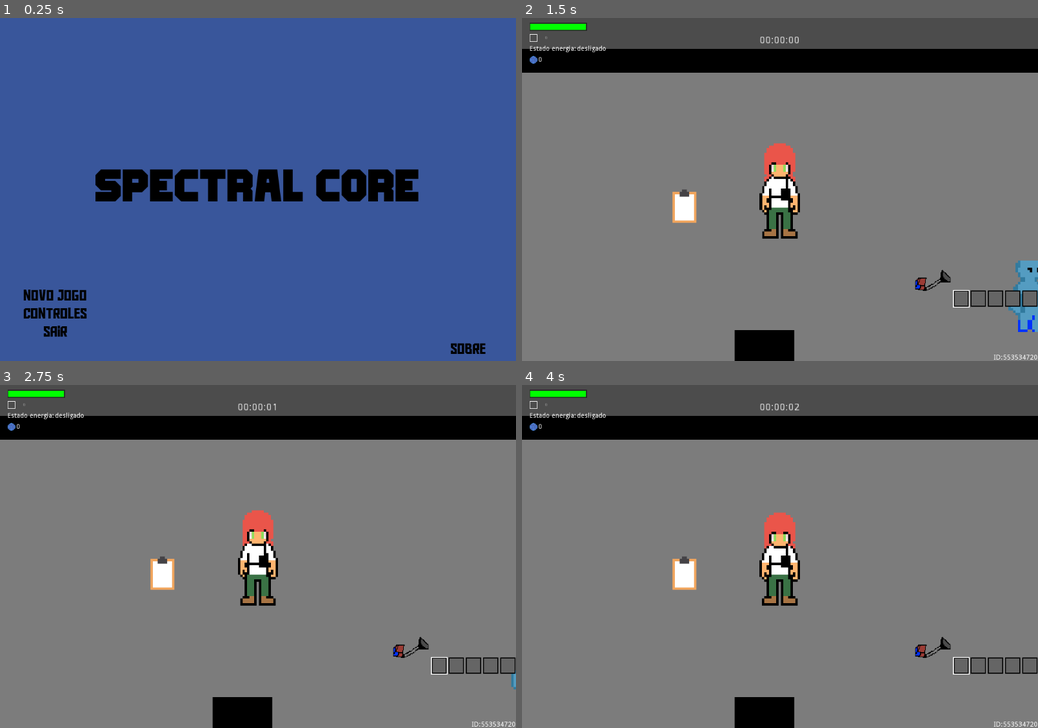
Above: before the commit, frames 1-4 (two rows, left to right).
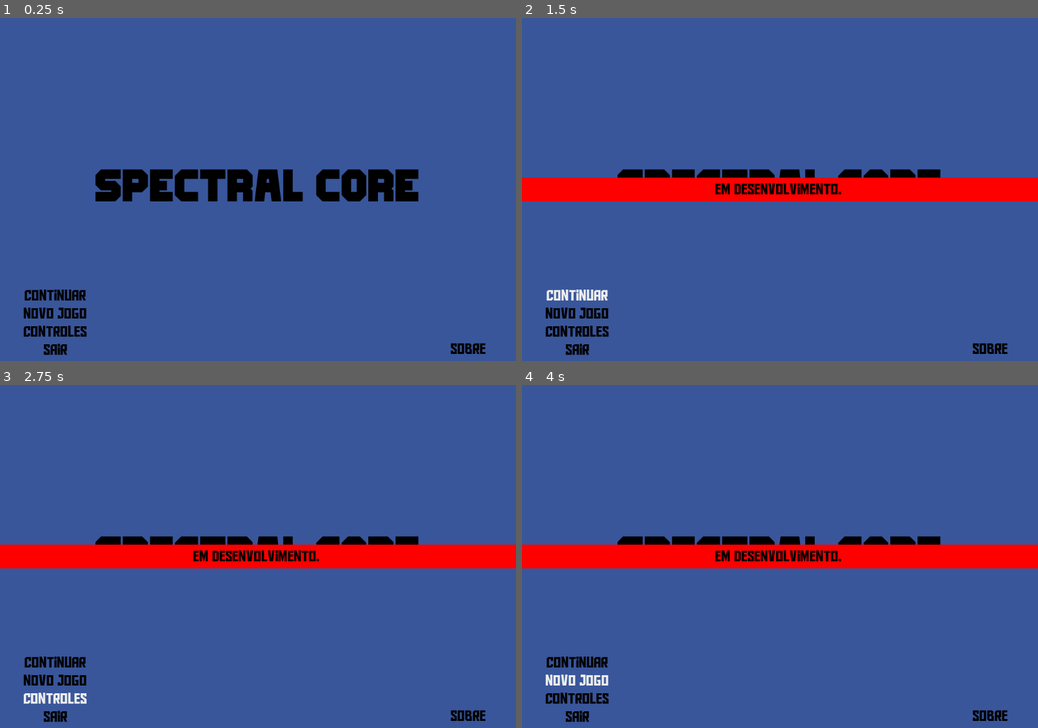
Above: after the commit, the same moments.

Repository: pauloeduardo145/Spectral-Core
Game: Godot game, scene res://Scenes/Menu.tscn
Two runs of this game, one before a commit and one after it. Both use one fixed random seed, a clock stepped at 60 frames per second and the inputs below.
Inputs (mouse positions are in pixels of both pictures, inside the frame that each line leads up to):
- Up to frame 1 (0.25 s): no input
- Up to frame 2 (1.5 s): click "Sobre" at 0.5 s; click (578, 295) at 1.25 s, where only the run after the commit has a clickable "Continuar"
- Up to frame 3 (2.75 s): click (56, 700) at 2 s, where only the run after the commit has a clickable "Controles"
- Up to frame 4 (4 s): click (578, 679) at 2.75 s, where only the run after the commit has a clickable "Novo Jogo"; click (578, 679) at 3.5 s, where only the run after the commit has a clickable "Novo Jogo"

The runs differ from the first frame. In frame 1, 0.8% of the frame differs, in the area x 4-17%, y 79-99%; in frame 2, 100%; in frame 3, 100%; in frame 4, 100%, in the area x 0-100%, y 0-100%.
Error after the commit: Parse Error: The identifier "MissoesManager" isn't declared in the current scope. (res://Scripts/Global.gd:46)

Commit message:
feat: MissoesManager com missões, objetivos, recompensas e save, e lista na prancheta

Diff:
--- a/Scripts/Global.gd
+++ b/Scripts/Global.gd
@@ -9,7 +9,7 @@
 var caminho_save_aliados = "user://save_aliados.dat"   # aliados + itens que carregam
 
 var fantasmas_eliminados = 0
-export var essencia_fantasma = 0
+var essencia_fantasma = 0
 
 var tem_prancheta := false
 
@@ -42,7 +42,8 @@
 			"vida_visual": vida_script.vida_visual,
 			"energia_atual": EnergiaManeger.energia_atual,
 			"essencia_fantasma": essencia_fantasma,
-			"slots": InventarioManager.slots}
+			"slots": InventarioManager.slots,
+			"missoes": MissoesManager.dados_para_salvar()}
 		arquivo.store_var(dados)
 		arquivo.close()
 
@@ -103,6 +104,7 @@
 	EnergiaManeger.ligado = EnergiaManeger.energia_atual > EnergiaManeger.energia_min
 	tem_prancheta = dados.get("prancheta", false)
 	essencia_fantasma = dados.get("essencia_fantasma", 0)
+	MissoesManager.carregar( dados.get("missoes", {}))
 
 	var slots = dados.get("slots", null)
 	if typeof(slots) == TYPE_ARRAY and slots.size() == InventarioManager.slots.size():
@@ -135,6 +137,7 @@
 	InventarioManager.slot_selecionado = 0
 	tem_prancheta = false
 	essencia_fantasma = 0
+	MissoesManager.resetar()
 
 	var dir = Directory.new()
 	if dir.file_exists(caminho_save):
@@ -144,6 +147,7 @@
 
 func _input(event):
 	if event.is_action_pressed("ui_cancel"):
+		get_tree().call_group("craftador", "devolver_tudo")
 		salvar_jogo()  # só salva se estiver em jogo (ver salvar_jogo)
 		get_tree().quit()
 
--- /dev/null
+++ b/Scripts/MissoesManager.gd
@@ -0,0 +1,97 @@
+extends Node
+
+const MISSOES = {
+	"gerador_teste": {
+		"titulo": "Consertar o gerador",
+		"requisitos": [],
+		"objetivos": [{"tipo": "consertar", "alvo": "gerador_teste", "qtd": 1}],
+		"recompensas": [{"tipo": "essencia", "qtd": 5}],
+		"categoria": "principal",
+	},
+	"obter_essencias": {
+		"titulo": "Pegar 5 essências",
+		"categoria": "secundaria",
+		"requisitos": [],
+		"objetivos": [{"tipo": "pegar", "alvo": "essencia", "qtd": 5}],
+		"recompensas": [{"tipo": "essencia", "qtd": 5}],
+	},
+}
+
+var estado = {} # id -> {"feita": false, "progresso": [0]}
+
+func _ready():
+	resetar()
+
+func resetar():
+	estado = {}
+
+	for id in MISSOES:
+		var progresso = []
+		for objetivo in MISSOES[id]["objetivos"]:
+			progresso.append(0)
+		estado[id] = {"feita": false, "progresso": progresso}
+
+func dados_para_salvar():
+	return estado.duplicate(true)
+
+func carregar(dados):
+	resetar()
+	if typeof(dados) != TYPE_DICTIONARY:
+		return
+	for id in estado:
+		if dados.has(id) and typeof(dados[id]) == TYPE_DICTIONARY:
+			estado[id]["feita"] = dados[id].get("feita",false)
+			var progresso = dados[id].get("progresso", null)
+			if typeof(progresso) == TYPE_ARRAY and progresso.size() == estado[id]["progresso"].size():
+				estado[id]["progresso"] = progresso
+
+signal missao_concluida(id)
+
+
+# Chamada por quem faz a ação. Ex.: registrar("consertar", "gerador_teste")
+func registrar(tipo, alvo, qtd = 1):
+	for id in MISSOES:
+		if estado[id]["feita"] or not disponivel(id):
+			continue
+
+		var objetivos = MISSOES[id]["objetivos"]
+		for i in range(objetivos.size()):
+			var obj = objetivos[i]
+			if obj["tipo"] == tipo and obj["alvo"] == alvo:
+				estado[id]["progresso"][i] = min(estado[id]["progresso"][i] + qtd, obj["qtd"])
+
+		if objetivos_completos(id):
+			concluir(id)
+
+
+# Só conta se todas as missões exigidas já estiverem feitas
+func disponivel(id):
+	for requisito in MISSOES[id]["requisitos"]:
+		if not estado[requisito]["feita"]:
+			return false
+	return true
+
+
+func objetivos_completos(id):
+	var objetivos = MISSOES[id]["objetivos"]
+	for i in range(objetivos.size()):
+		if estado[id]["progresso"][i] < objetivos[i]["qtd"]:
+			return false
+	return true
+
+
+func concluir(id):
+	estado[id]["feita"] = true   # primeiro marca, depois entrega: evita entregar duas vezes
+	entregar_recompensas(id)
+	emit_signal("missao_concluida", id)
+
+
+func entregar_recompensas(id):
+	for recompensa in MISSOES[id]["recompensas"]:
+		match recompensa["tipo"]:
+			"essencia":
+				Global.essencia_fantasma += recompensa["qtd"]
+			"item":
+				InventarioManager.adicionar_item(recompensa["nome"])
+			_:
+				print("Recompensa desconhecida: ", recompensa["tipo"])
--- a/Scripts/Prancheta.gd
+++ b/Scripts/Prancheta.gd
@@ -1,10 +1,45 @@
 extends CanvasLayer
 
+onready var lista_principal = $Control/VBoxContainer/VBoxContainer_TarefasPrincipais
+onready var lista_secundaria = $Control/VBoxContainer/VBoxContainer_TarefasSecundarias
+onready var fonte = $Control/VBoxContainer/Label_Titulo_Principal.get_font("font")
+onready var fonte_2 = $Control/VBoxContainer/Label_Titulo_Secundario.get_font("font")
+
+
 func _process(_delta):
-
 	if Global.tem_prancheta:
 		usar_prancheta()
+
 
 func usar_prancheta():
 	if Input.is_action_just_pressed("Abrir_prancheta"):
 		visible = not visible
+		if visible:
+			atualizar_missoes()
+
+
+func limpar(lista):
+	for filho in lista.get_children():
+		lista.remove_child(filho)
+		filho.queue_free()
+
+
+func atualizar_missoes():
+	limpar(lista_principal)
+	limpar(lista_secundaria)
+
+	for id in MissoesManager.MISSOES:
+		var missao = MissoesManager.MISSOES[id]
+		if missao.get("categoria", "principal") == "principal":
+			adicionar_linha(id, lista_principal, fonte)
+		else:
+			adicionar_linha(id, lista_secundaria, fonte_2)
+
+
+func adicionar_linha(id, destino, fonte_da_linha):
+	var feita = MissoesManager.estado[id]["feita"]
+	var label = Label.new()
+	label.text = ("[x] " if feita else "[ ] ") + MissoesManager.MISSOES[id]["titulo"]
+	label.add_font_override("font", fonte_da_linha)
+	label.add_color_override("font_color", Color(0, 0, 0))
+	destino.add_child(label)
